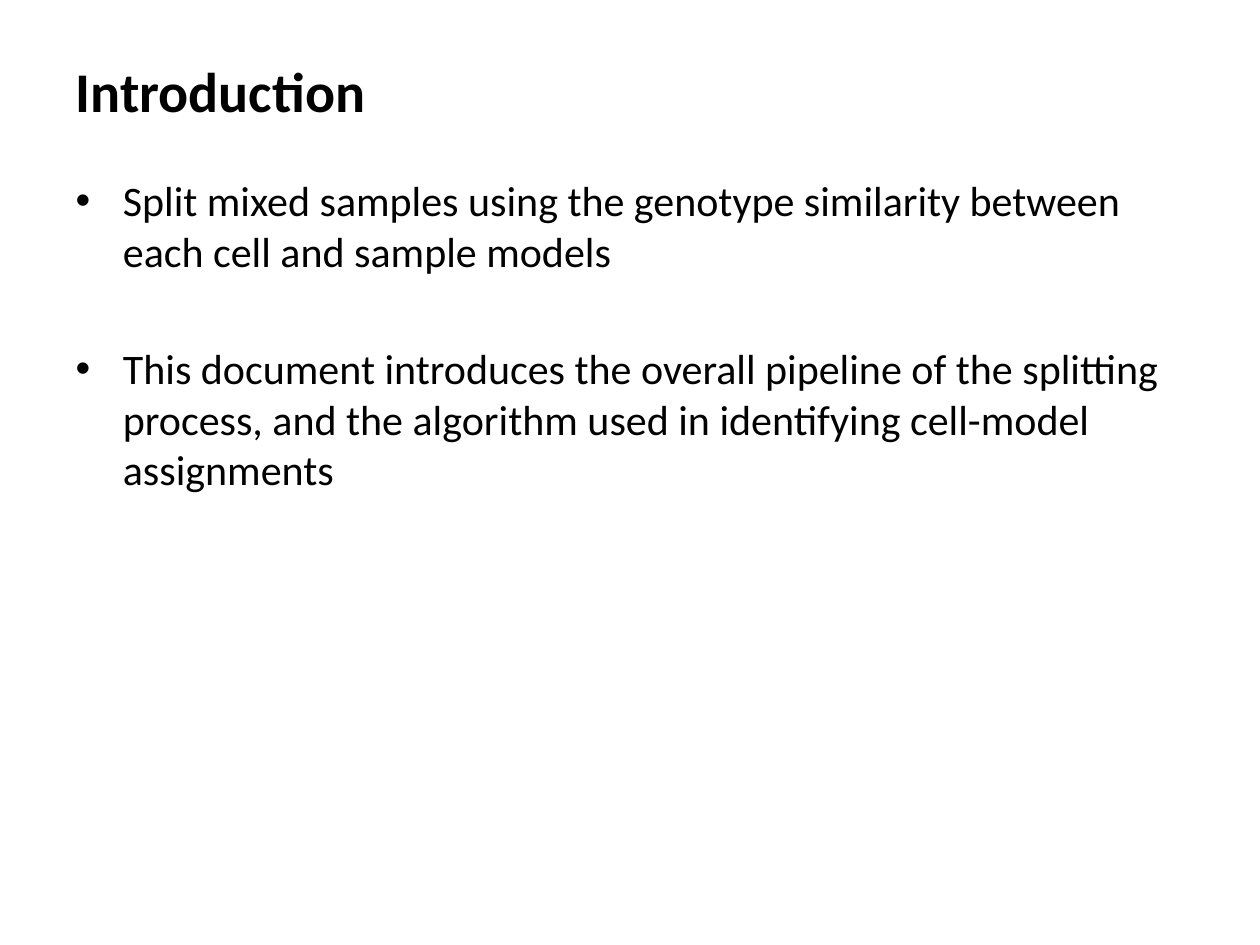
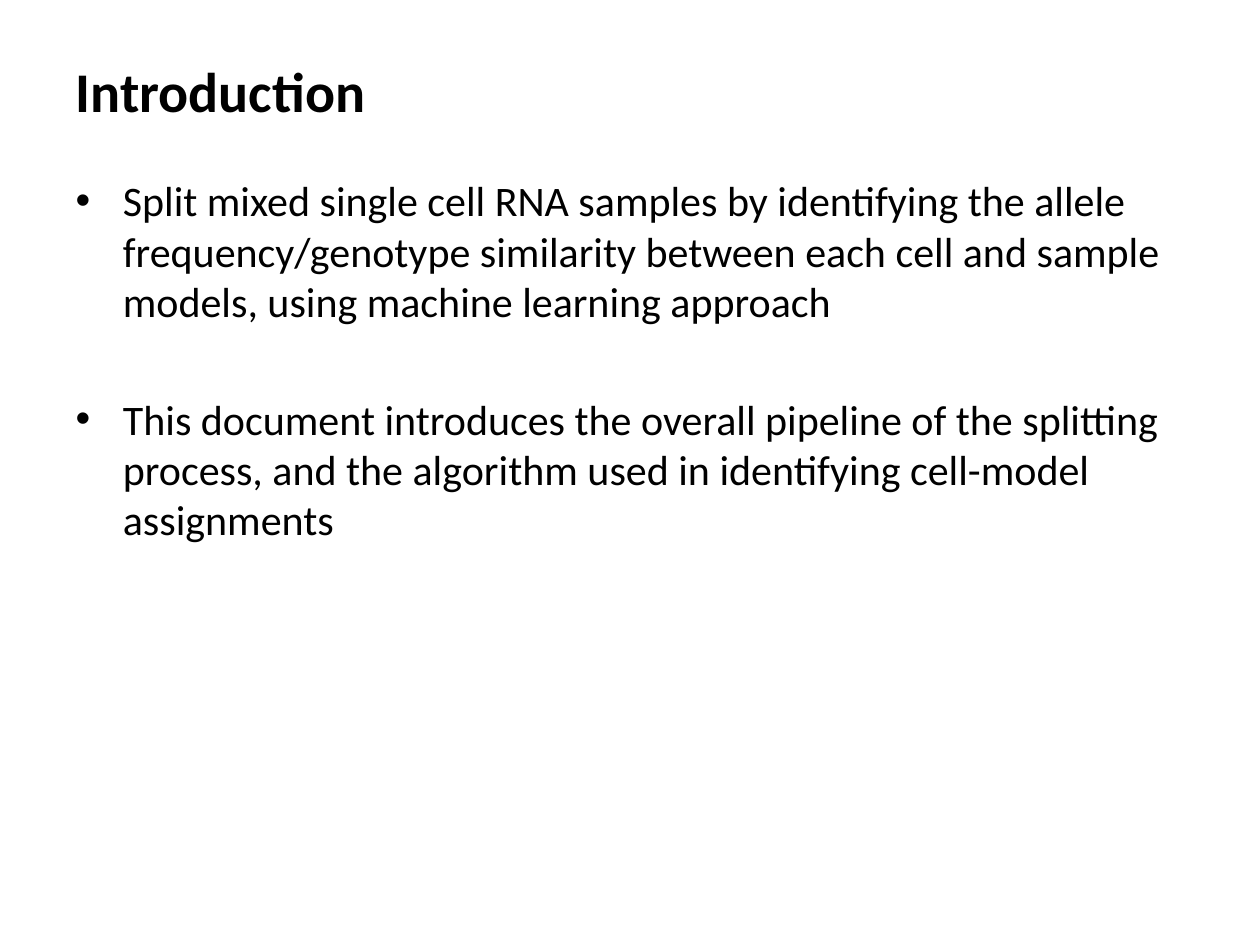
Before and after one commit to jon-xu/scSplit, a slide deck: slide 2 of demultiplexing.pptx. Drawn at 1260x945 pixels with LibreOffice and Linux fonts; fonts in the diff are those of the drawing. Boxes give left, top, right and bottom in pixels: in the first picture for what was removed or moved away, otherwise in the second. Text is boxed around its words. In the diff, an @@ line names an element or a change of style, - is before the commit and + after.

```diff
--- a/demultiplexing.pptx
+++ b/demultiplexing.pptx
@@ text at [123,186,1160,325]: text changed @@
-• Split mixed samples using the genotype similarity between each cell and sample models
+• Split mixed single cell RNA samples by identifying the allele frequency/genotype similarity between each cell and sample models, using machine learning approach
```
Also in this commit, not shown: 3 other slides changed.
